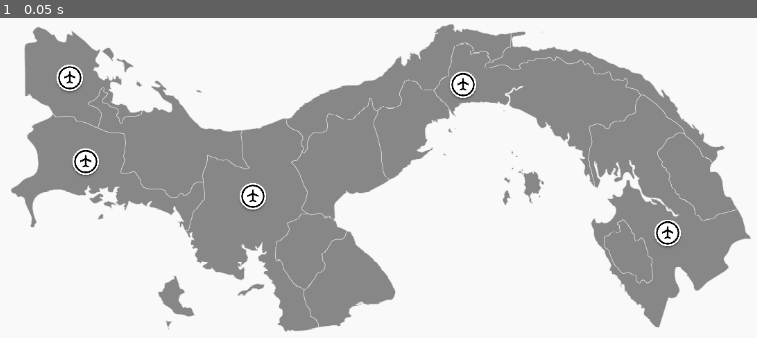
Above: before the commit, frame 1.
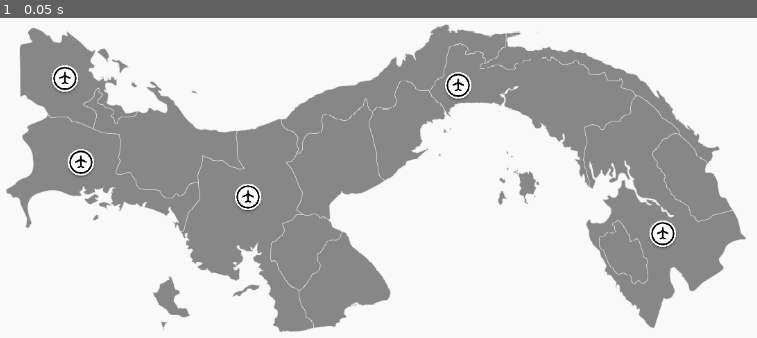
Above: after the commit, the same moment.

Repository: MikeSs26/DataFlight
Game: Godot game, scene res://escenas/map.tscn
The game is run twice, just before and just after one commit, with the same random seed, the same clock (stepped at 60 frames per second) and the same inputs.
Inputs:
- Up to frame 1 (0.05 s): no input

The runs differ from the first frame. In frame 1, 8.1% of the frame differs, in the area x 0-100%, y 1-99%.

Commit message:
Menu para seleccionar cada aeropuerto

Diff:
--- a/Scripts/Aeropuertos.gd
+++ b/Scripts/Aeropuertos.gd
@@ -12,27 +12,24 @@
 	"Bocas del Toro": {"costo": 1000, "comprado": false},
 }
 
-var menu_scene = preload("res://escenas/Menu.tscn")
+const menu_scene = preload("res://escenas/menu_scene.tscn")
 
-func _ready():
-	self.pickable = true
-	connect("input_event", self, "_on_Area2D_input_event")
-
-func _process(delta):
-	pass
 
 func comprar_aeropuerto(nombre_aeropuerto):
-	var aeropuerto = aeropuertos[nombre_aeropuerto]
-	if aeropuerto["costo"] <= dinero_jugador and not aeropuerto["comprado"]:
-		dinero_jugador -= aeropuerto["costo"]
-		aeropuerto["comprado"] = true
-		print("Aeropuerto comprado: ", nombre_aeropuerto)
+	if aeropuertos.has(nombre_aeropuerto):
+		var aeropuerto = aeropuertos[nombre_aeropuerto]
+		if aeropuerto["costo"] <= dinero_jugador and not aeropuerto["comprado"]:
+			dinero_jugador -= aeropuerto["costo"]
+			aeropuerto["comprado"] = true
+			print("Aeropuerto comprado: ", nombre_aeropuerto)
+		else:
+			print("No se puede comprar el aeropuerto: ", nombre_aeropuerto, " (fondos insuficientes o ya comprado)")
+	else:
+		print("Aeropuerto no encontrado: ", nombre_aeropuerto)
 
 func _on_Area2D_input_event(viewport, event, shape_idx):
-	if event is InputEventMouseButton and event.pressed and event.button_index == BUTTON_LEFT:
-
+	if event is InputEventMouseButton and event.pressed and event.button_index == MOUSE_BUTTON_LEFT:
 		var menu = menu_scene.instance()
 		get_tree().current_scene.add_child(menu)
-
 		menu.position = global_position
-		print("Aeropuerto clickeado")
+		print("Aeropuerto clickeado en posición: ", global_position)
--- /dev/null
+++ b/Scripts/menu_scene.gd
@@ -0,0 +1 @@
+extends Node2D
--- a/escenas/map.tscn
+++ b/escenas/map.tscn
@@ -6,62 +6,64 @@
 [sub_resource type="CircleShape2D" id="CircleShape2D_5hrs1"]
 radius = 19.0263
 
-[node name="Sprite2D" type="Sprite2D"]
-position = Vector2(593, 336)
+[node name="Node2D" type="Node2D"]
+
+[node name="Sprite2D" type="Sprite2D" parent="."]
+position = Vector2(586, 337)
 texture = ExtResource("1_vvs4j")
 metadata/_edit_lock_ = true
 
-[node name="Chiriqui" type="Area2D" parent="."]
+[node name="Chiriqui" type="Area2D" parent="Sprite2D"]
 position = Vector2(-429, -19)
 
-[node name="CollisionShape2D" type="CollisionShape2D" parent="Chiriqui"]
+[node name="CollisionShape2D" type="CollisionShape2D" parent="Sprite2D/Chiriqui"]
 shape = SubResource("CircleShape2D_5hrs1")
 
-[node name="Sprite2D" type="Sprite2D" parent="Chiriqui"]
+[node name="Sprite2D" type="Sprite2D" parent="Sprite2D/Chiriqui"]
 position = Vector2(0, 3)
 scale = Vector2(0.382353, 0.382353)
 texture = ExtResource("2_wmev1")
 
-[node name="Bocas del toro" type="Area2D" parent="."]
+[node name="Bocas del toro" type="Area2D" parent="Sprite2D"]
 position = Vector2(-452, -140)
 
-[node name="CollisionShape2D" type="CollisionShape2D" parent="Bocas del toro"]
+[node name="CollisionShape2D" type="CollisionShape2D" parent="Sprite2D/Bocas del toro"]
 shape = SubResource("CircleShape2D_5hrs1")
 
-[node name="Sprite2D" type="Sprite2D" parent="Bocas del toro"]
+[node name="Sprite2D" type="Sprite2D" parent="Sprite2D/Bocas del toro"]
 position = Vector2(0, 3)
 scale = Vector2(0.382353, 0.382353)
 texture = ExtResource("2_wmev1")
 
-[node name="Panama" type="Area2D" parent="."]
+[node name="Panama" type="Area2D" parent="Sprite2D"]
 position = Vector2(115, -130)
 
-[node name="CollisionShape2D" type="CollisionShape2D" parent="Panama"]
+[node name="CollisionShape2D" type="CollisionShape2D" parent="Sprite2D/Panama"]
 shape = SubResource("CircleShape2D_5hrs1")
 
-[node name="Sprite2D" type="Sprite2D" parent="Panama"]
+[node name="Sprite2D" type="Sprite2D" parent="Sprite2D/Panama"]
 position = Vector2(0, 3)
 scale = Vector2(0.382353, 0.382353)
 texture = ExtResource("2_wmev1")
 
-[node name="Veraguas" type="Area2D" parent="."]
+[node name="Veraguas" type="Area2D" parent="Sprite2D"]
 position = Vector2(-188, 31)
 
-[node name="CollisionShape2D" type="CollisionShape2D" parent="Veraguas"]
+[node name="CollisionShape2D" type="CollisionShape2D" parent="Sprite2D/Veraguas"]
 shape = SubResource("CircleShape2D_5hrs1")
 
-[node name="Sprite2D" type="Sprite2D" parent="Veraguas"]
+[node name="Sprite2D" type="Sprite2D" parent="Sprite2D/Veraguas"]
 position = Vector2(0, 3)
 scale = Vector2(0.382353, 0.382353)
 texture = ExtResource("2_wmev1")
 
-[node name="Darien" type="Area2D" parent="."]
+[node name="Darien" type="Area2D" parent="Sprite2D"]
 position = Vector2(410, 84)
 
-[node name="CollisionShape2D" type="CollisionShape2D" parent="Darien"]
+[node name="CollisionShape2D" type="CollisionShape2D" parent="Sprite2D/Darien"]
 shape = SubResource("CircleShape2D_5hrs1")
 
-[node name="Sprite2D" type="Sprite2D" parent="Darien"]
+[node name="Sprite2D" type="Sprite2D" parent="Sprite2D/Darien"]
 position = Vector2(0, 3)
 scale = Vector2(0.382353, 0.382353)
 texture = ExtResource("2_wmev1")
--- /dev/null
+++ b/escenas/menu_scene.tscn
@@ -0,0 +1,73 @@
+[gd_scene load_steps=9 format=3 uid="uid://dk6b0w6qiqrw1"]
+
+[ext_resource type="Script" path="res://Scripts/menu_scene.gd" id="1_8u2n0"]
+[ext_resource type="Texture2D" uid="uid://cdvwpjerqa05f" path="res://assets/COMPRAR BOCAS DEL TORO.png" id="1_cvd6w"]
+[ext_resource type="Texture2D" uid="uid://d3mqotrybxsrr" path="res://assets/COMPRAR CHIRIQUI.png" id="2_g7tbt"]
+[ext_resource type="Texture2D" uid="uid://bfpcrrpp31yff" path="res://assets/COMPRAR DARIÉN.png" id="3_3okdi"]
+[ext_resource type="Texture2D" uid="uid://coo0k46n0w1us" path="res://assets/COMPRAR PANAMÁ.png" id="4_j26ja"]
+[ext_resource type="Texture2D" uid="uid://de3rnolm4sin4" path="res://assets/COMPRAR VERAGUAS.png" id="5_vqdc7"]
+
+[sub_resource type="SpriteFrames" id="SpriteFrames_qedam"]
+animations = [{
+"frames": [{
+"duration": 1.0,
+"texture": ExtResource("1_cvd6w")
+}],
+"loop": true,
+"name": &"bocas del toro",
+"speed": 5.0
+}, {
+"frames": [{
+"duration": 1.0,
+"texture": ExtResource("2_g7tbt")
+}],
+"loop": true,
+"name": &"chiriqui",
+"speed": 5.0
+}, {
+"frames": [{
+"duration": 1.0,
+"texture": ExtResource("3_3okdi")
+}],
+"loop": true,
+"name": &"darien",
+"speed": 5.0
+}, {
+"frames": [{
+"duration": 1.0,
+"texture": ExtResource("4_j26ja")
+}],
+"loop": true,
+"name": &"panama",
+"speed": 5.0
+}, {
+"frames": [{
+"duration": 1.0,
+"texture": ExtResource("5_vqdc7")
+}],
+"loop": true,
+"name": &"veraguas",
+"speed": 5.0
+}]
+
+[sub_resource type="RectangleShape2D" id="RectangleShape2D_vs66p"]
+size = Vector2(482.133, 169.541)
+
+[node name="MenuScene" type="Node2D"]
+script = ExtResource("1_8u2n0")
+
+[node name="AnimatedSprite2D" type="AnimatedSprite2D" parent="."]
+position = Vector2(455, 255)
+scale = Vector2(0.235931, 0.235931)
+sprite_frames = SubResource("SpriteFrames_qedam")
+animation = &"veraguas"
+
+[node name="Area2D" type="Area2D" parent="AnimatedSprite2D"]
+
+[node name="CollisionShape2D" type="CollisionShape2D" parent="AnimatedSprite2D/Area2D"]
+position = Vector2(262.259, 406.899)
+shape = SubResource("RectangleShape2D_vs66p")
+
+[node name="CollisionShape2D2" type="CollisionShape2D" parent="AnimatedSprite2D/Area2D"]
+position = Vector2(-259.61, 406.899)
+shape = SubResource("RectangleShape2D_vs66p")
Binary file added: assets/COMPRAR BOCAS DEL TORO.png
Not shown, added: assets/COMPRAR BOCAS DEL TORO.png.import
Binary file added: assets/COMPRAR CHIRIQUI.png
Not shown, added: assets/COMPRAR CHIRIQUI.png.import
Binary file added: assets/COMPRAR DARIÉN.png
Not shown, added: assets/COMPRAR DARIÉN.png.import
Binary file added: assets/COMPRAR PANAMÁ.png
Not shown, added: assets/COMPRAR PANAMÁ.png.import
Binary file added: assets/COMPRAR VERAGUAS.png
Not shown, added: assets/COMPRAR VERAGUAS.png.import
